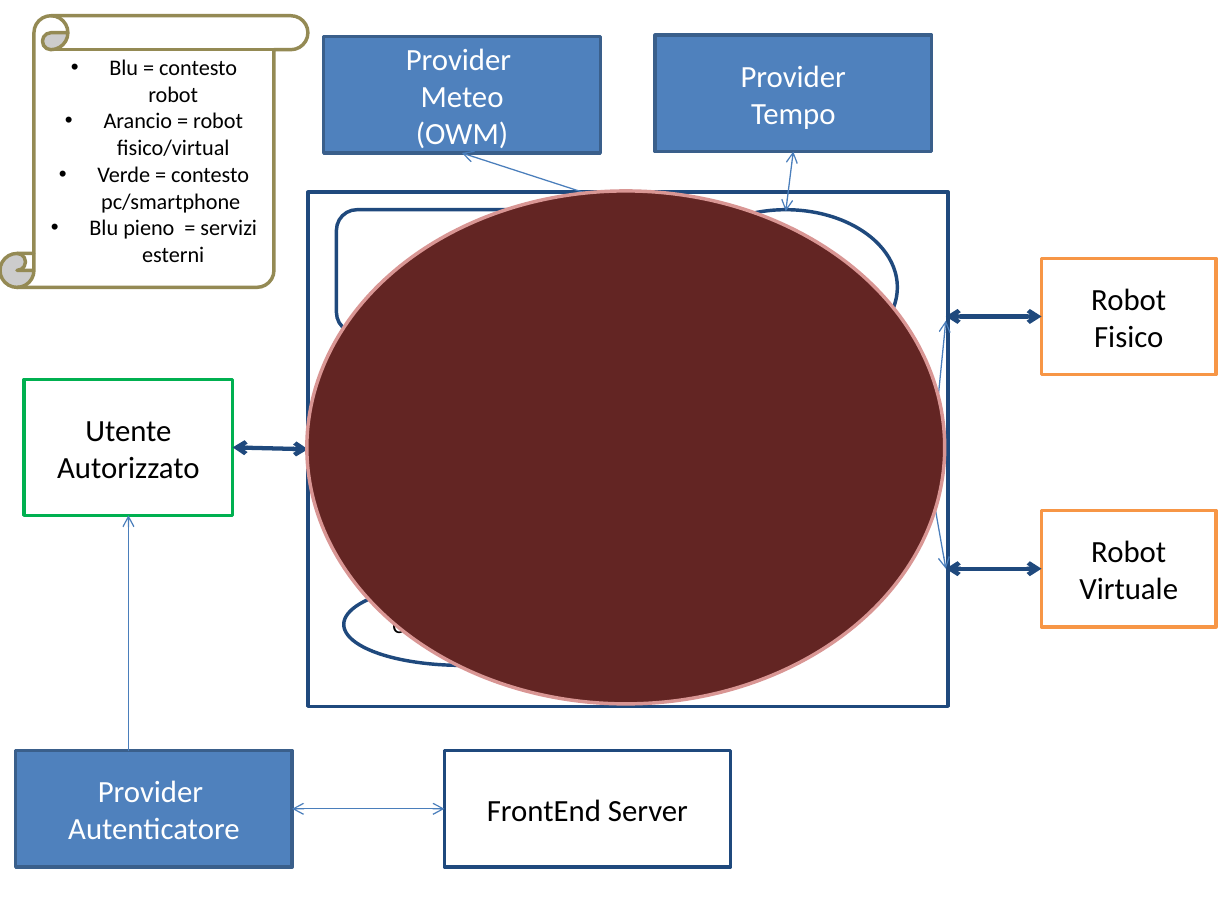
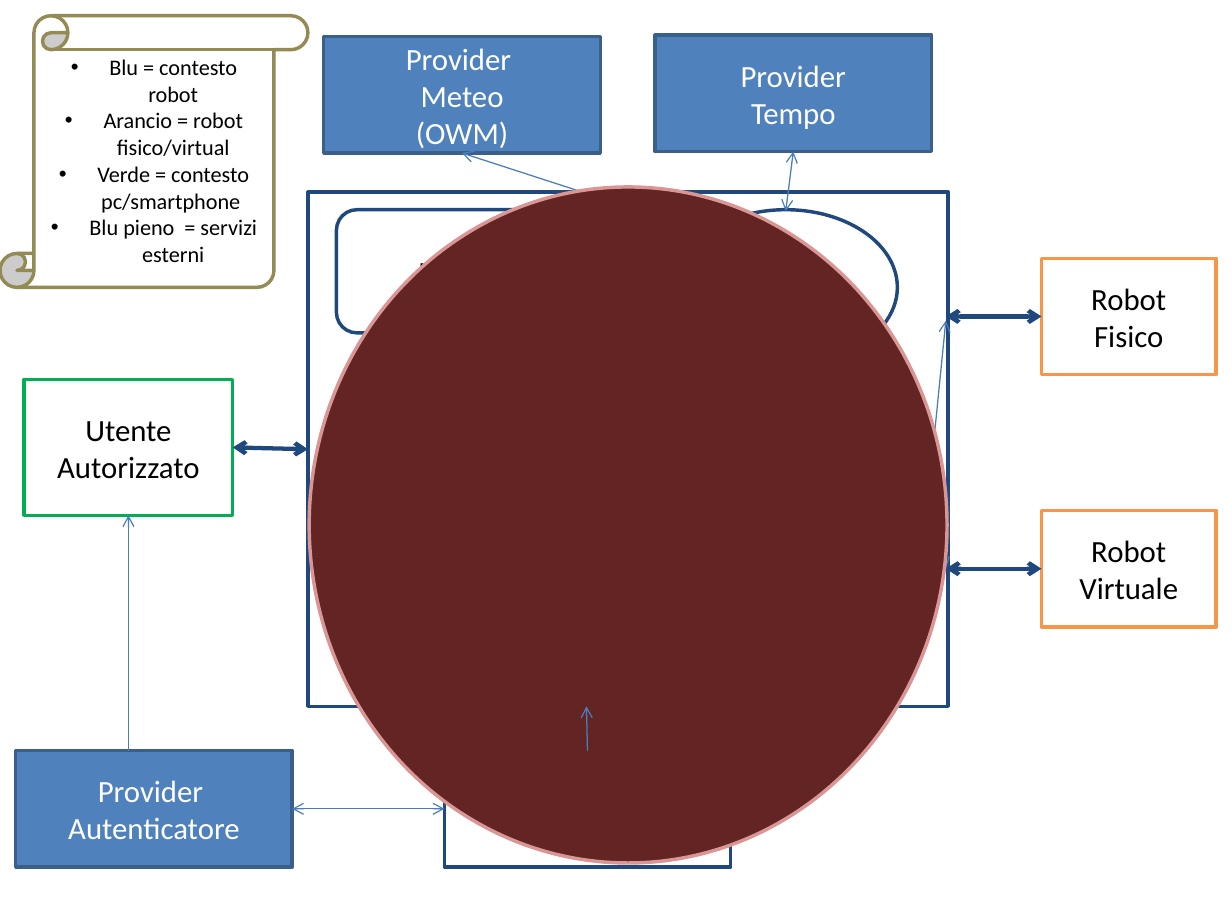
Before and after one commit to FraGio/iss2018, a slide deck: slide 4 of ArchitetturaInformale/ArchGen.pptx. Drawn at 1232x924 pixels with LibreOffice and Linux fonts; fonts in the diff are those of the drawing. Boxes give left, top, right and bottom in pixels: in the first picture for what was removed or moved away, otherwise in the second. Text is boxed around its words. In the diff, an @@ line names an element or a change of style, - is before the commit and + after.

```diff
--- a/ArchitetturaInformale/ArchGen.pptx
+++ b/ArchitetturaInformale/ArchGen.pptx
@@ ellipse: place and size @@
-ellipse at [307, 191, 945, 703]
+ellipse at [309, 187, 947, 864]
@@ text in ellipse at [720, 275, 852, 286]: text added @@
+Notificatore
@@ text removed at [787, 591, 849, 629] @@
-mqtt
@@ text in ellipse at [392, 620, 531, 639]: text removed @@
-CoreMoveLogic
@@ arrow added from (588, 750) to (586, 706), #4B7EBC 0.75 pt @@
```
Also in this commit, not shown: 1 other file.
